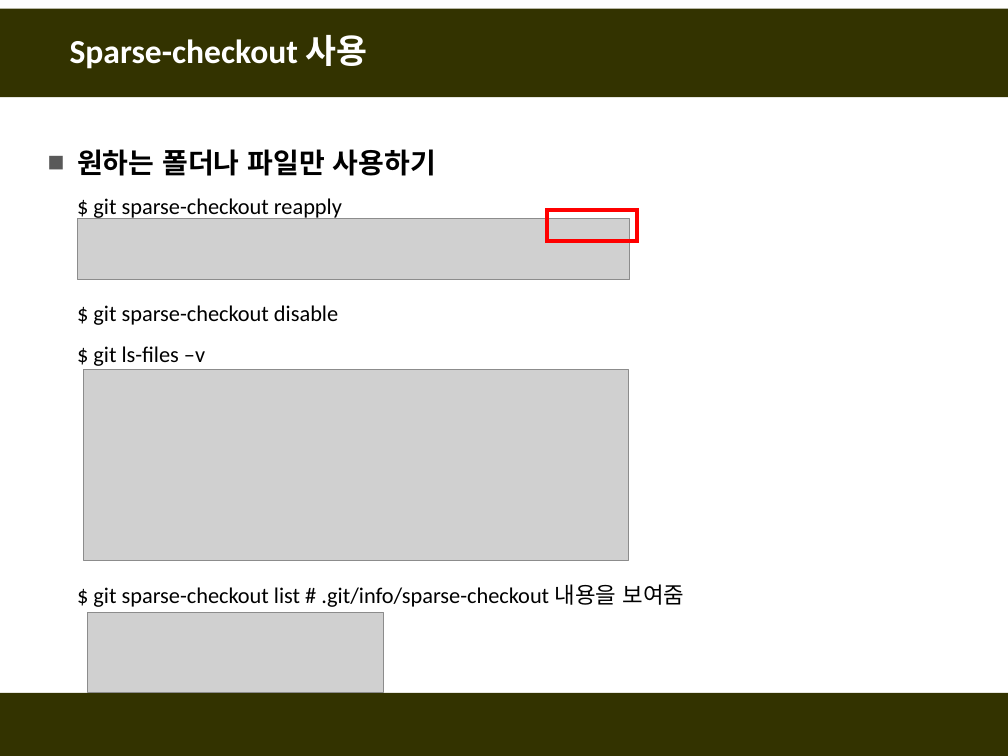
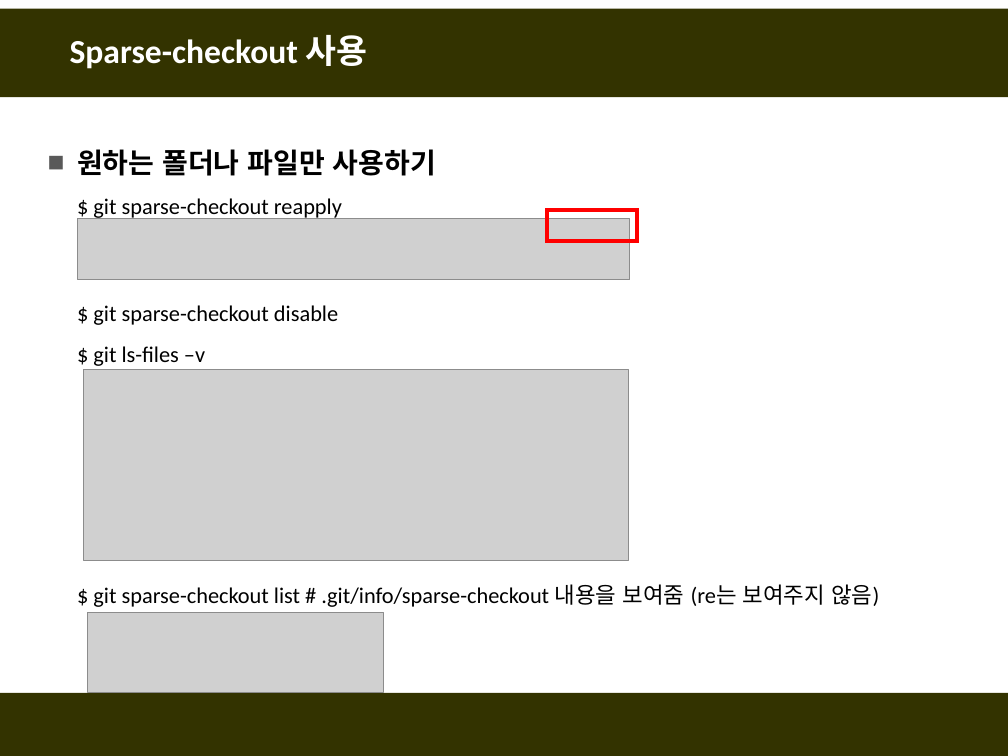
Before and after one commit to fasthill/github-lecture, a slide deck: slide 35 of git및github첫걸음11-명령어모음.pptx. Drawn at 1008x756 pixels with LibreOffice and Linux fonts; fonts in the diff are those of the drawing; grey boxes stand for pictures. Boxes give left, top, right and bottom in pixels: in the first picture for what was removed or moved away, otherwise in the second. Text is boxed around its words. In the diff, an @@ line names an element or a change of style, - is before the commit and + after.

```diff
--- a/git및github첫걸음11-명령어모음.pptx
+++ b/git및github첫걸음11-명령어모음.pptx
@@ text at <box>93,584,879,607</box>: text changed @@
-  $ git sparse-checkout list # .git/info/sparse-checkout 내용을 보여줌
+  $ git sparse-checkout list # .git/info/sparse-checkout 내용을 보여줌 (re는 보여주지 않음)
```
Also in this commit, not shown: 4 other slides changed.
